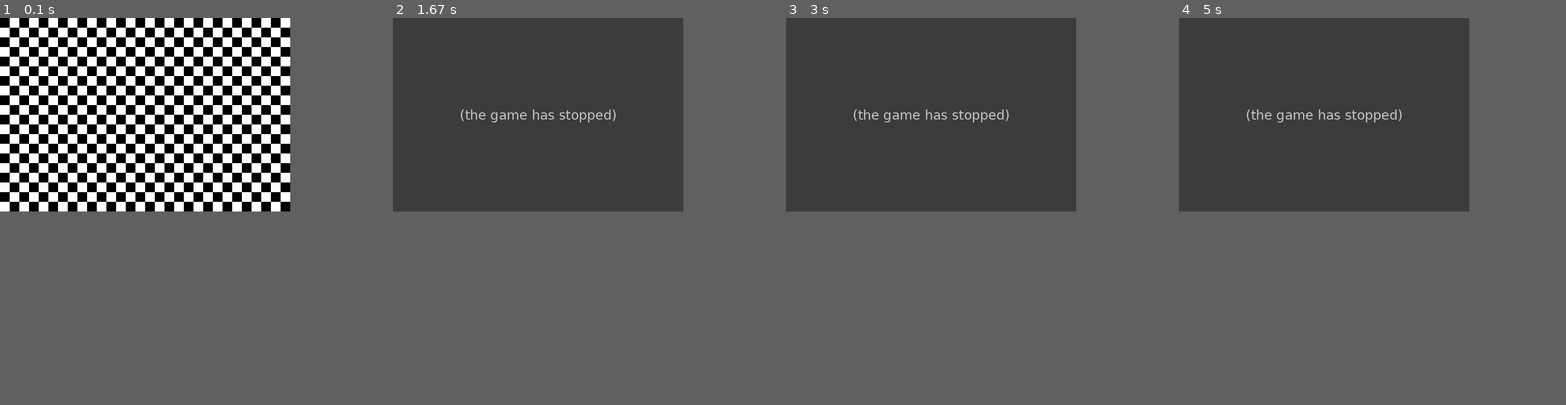
Above: before the commit, frames 1-4 (left to right).
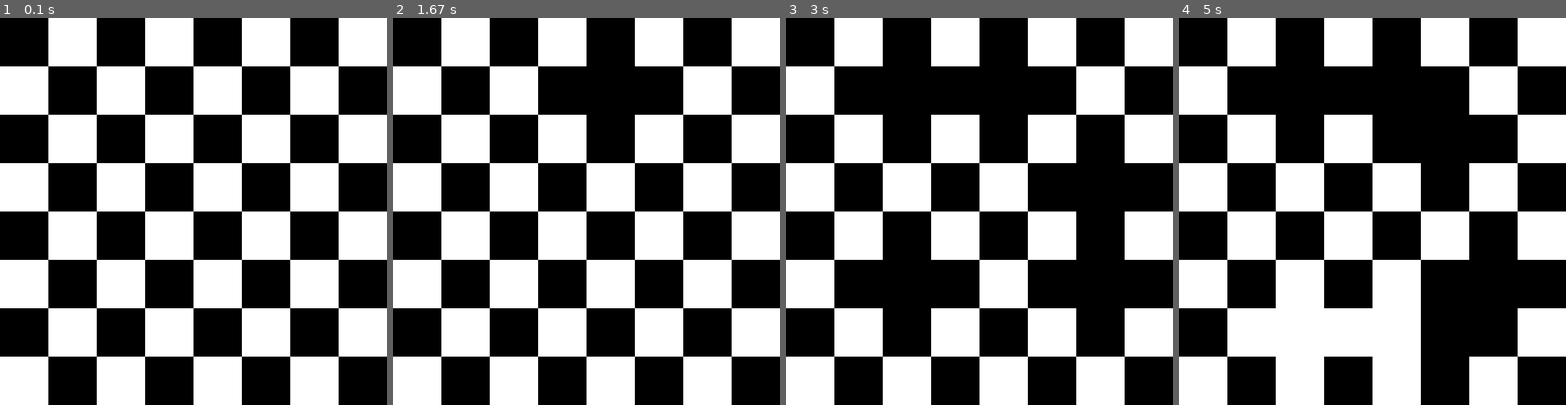
Above: after the commit, the same moments.

Repository: Name6672/python-testing
Game: pygame game, started from block colour grid.py
Two runs of this game, one before a commit and one after it. Both use one fixed random seed, a clock stepped at 60 frames per second and the inputs below.
Inputs (mouse positions are in pixels of both pictures, inside the frame that each line leads up to):
- Up to frame 1 (0.1 s): no input
- Up to frame 2 (1.67 s): press the mouse at (493, 215) at 0.37 s; move the mouse to (559, 257) at 0.47 s; release the mouse at (625, 296) at 0.6 s; press the mouse at (493, 215) at 0.7 s; move the mouse to (563, 230) at 0.8 s; release the mouse at (632, 246) at 0.93 s; click (594, 79) at 1.05 s; click (586, 257) at 1.38 s
- Up to frame 3 (3 s): click (917, 83) at 1.72 s; click (1099, 203) at 2.05 s; click (1114, 288) at 2.38 s; click (886, 281) at 2.72 s
- Up to frame 4 (5 s): click (1314, 323) at 3.05 s; click (1453, 161) at 3.38 s; click (1507, 207) at 3.72 s; click (1442, 339) at 4.05 s; click (1295, 273) at 4.38 s; click (1387, 315) at 4.72 s
The window is 600x400 before the commit and 800x800 after it. Grey fills any space a smaller window leaves; there, only what the larger window draws over its background counts as a difference.

The runs differ from the first frame. In frame 1, 49% of the frame differs, in the area x 0-100%, y 0-100%; in frame 2, 69%; in frame 3, 64%; in frame 4, 69%.
Error before the commit: KeyError: 20 (block colour grid.py line 26); the game stopped at 0.37 s (later frames are placeholders)

Commit message:
idk what changed

Diff:
--- a/block colour grid.py
+++ b/block colour grid.py
@@ -3,8 +3,8 @@
 import math
 
 #globals
-screen_size = width, height = (600,400)
-fps = 60
+screen_size = width, height = (800,800)
+fps = 10000
 background_colour = 0x000000
 pygame.init()
 screen = pygame.display.set_mode(screen_size)
@@ -56,7 +56,7 @@
 
 
 
-  block_size = 20
+  block_size = 100
   vertical_blocks = int(height/block_size)
   horizontal_blocks = int(width/block_size)
 
